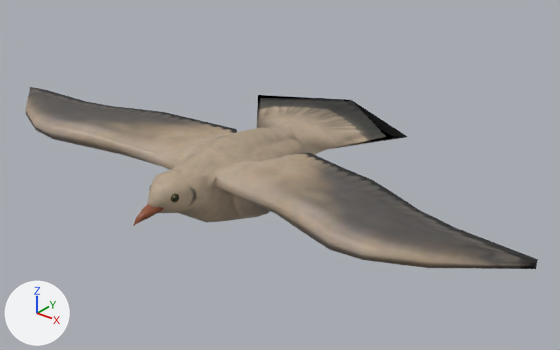
The glTF model public/models/Bird (Gull)/Bird (Gull).glb: old version first, new version second.
Rendered twice from a 50 mm lens placed at (2.22, -2.56, 1.53), pointed at (0.14, 0.04, -0.08). Lighting does not change. The marker at lower left points along +X, +Y and +Z. The older version comes first. Where no turn or scale is listed for an object, it has been applied to the vertices. Vertices at exactly the same position are counted once.

Names of what the first picture shows: 'BirdGull__BodyMT', 'Feather__BodyMT', 'Tail01__BodyMT' and 1 more.
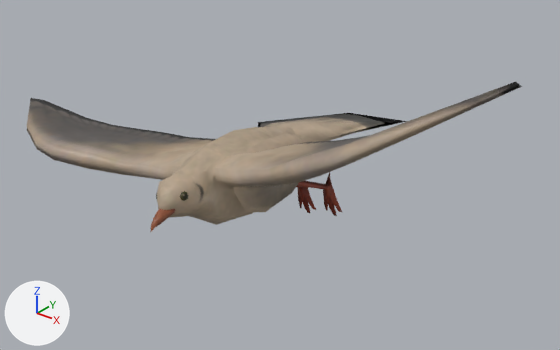
Location of each change, (x1, y1, x2, y2) in pixels of the pictures (560 x 350 px; the box of a moved part takes in the faces that stretch with it):
```json
{"object": "BirdGull__BodyMT", "change": "reshaped", "before": [26, 87, 538, 269], "after": [27, 82, 522, 231], "on screen": "18% shorter"}
{"object": "Tail01__BodyMT", "change": "reshaped", "before": [257, 95, 407, 155], "after": [258, 113, 407, 143]}
{"object": "Feather__BodyMT", "change": "turned", "before": [204, 139, 305, 219], "after": [234, 134, 302, 212]}
{"part": 1, "of": "me_birdgull__bodymt", "change": "moved or reshaped", "after": [296, 180, 316, 213], "on screen": "not visible before"}
{"part": 2, "of": "me_birdgull__bodymt", "change": "moved or reshaped", "after": [297, 172, 342, 216], "on screen": "not visible before"}
{"part": 3, "of": "me_birdgull__bodymt", "change": "moved or reshaped", "before": [133, 204, 164, 226], "after": [151, 209, 175, 231]}
{"part": 4, "of": "me_birdgull__bodymt", "change": "moved or reshaped", "before": [171, 193, 179, 202], "after": [180, 191, 189, 201]}
{"part": 5, "of": "me_birdgull__bodymt", "change": "moved or reshaped", "before": [26, 87, 538, 269], "after": [27, 82, 522, 225]}
```

The change, as JSON lines over the scene's bpy script:
```json
{"block": "me_birdgull__bodymt", "where": "# used by ob_birdgull__bodymt; location = (0.0, 0.0, 0.0)"}
{"op": "remove", "block": "me_birdgull__bodymt", "code": "me_birdgull__bodymt.from_pydata(...)  # 328 vertices, 598 faces; spans x -1.48..1.48, y -0.76..0.45, z -0.49..0.15"}
{"op": "add", "block": "me_birdgull__bodymt", "code": "me_birdgull__bodymt.from_pydata(...)  # 328 vertices, 598 faces; spans x -1.49..1.32, y -0.75..0.45, z -0.49..0.7"}
{"block": "me_birdgull__bodymt", "change": "me_birdgull__bodymt part 1: the loose piece of 45 vertices spanning x -0.14..-0.04, y 0.03..0.45, z -0.49..-0.11 is turned -14 degrees about the y axis through the mesh origin"}
{"block": "me_birdgull__bodymt", "change": "me_birdgull__bodymt part 2: the loose piece of 45 vertices spanning x 0.04..0.14, y 0.03..0.45, z -0.49..-0.11 is turned -14 degrees about the y axis through the mesh origin"}
{"block": "me_birdgull__bodymt", "change": "me_birdgull__bodymt part 3: the loose piece of 21 vertices spanning x -0.04..0.04, y -0.76..-0.59, z -0.05..0.02 is multiplied about its middle by the matrix ((0.956, -0.174, -0.238), (0.168, 0.985, -0.042), (0.242, 0.0, 0.97)), then moved by (0.07, 0.01, 0.0)"}
{"block": "me_birdgull__bodymt", "change": "me_birdgull__bodymt part 4: the loose piece of 20 vertices spanning x 0.06..0.08, y -0.59..-0.56, z 0.01..0.05 is moved by (0.04, 0.01, 0.02)"}
{"block": "me_birdgull__bodymt", "change": "me_birdgull__bodymt part 5: 177 of 328 vertices moved; they spanned x -1.48..1.48, y -0.68..0.2, z -0.25..0.15 and now span x -1.49..1.32, y -0.67..0.2, z -0.24..0.7; mean shift (0.0, 0.0, 0.04); largest move (1.48, -0.2, 0.05) -> (1.32, -0.2, 0.69)"}
{"block": "me_birdgull__bodymt", "change": "other edits to the shape of me_birdgull__bodymt do not show in these pictures"}
{"block": "me_feather__bodymt", "where": "# used by ob_feather__bodymt; location = (0.0, 0.0, 0.0)"}
{"op": "remove", "block": "me_feather__bodymt", "code": "me_feather__bodymt.from_pydata(...)  # 78 vertices, 128 faces; spans x -0.247..0.247, y -0.331..0.305, z -0.224..0.087"}
{"op": "add", "block": "me_feather__bodymt", "code": "me_feather__bodymt.from_pydata(...)  # 78 vertices, 128 faces; spans x -0.222..0.257, y -0.331..0.305, z -0.253..0.117"}
{"block": "me_feather__bodymt", "change": "me_feather__bodymt part 6: the whole mesh is turned -14 degrees about the y axis through the mesh origin"}
{"block": "me_tail01__bodymt", "where": "# used by ob_tail01__bodymt; location = (0.0, 0.0, 0.0)"}
{"op": "remove", "block": "me_tail01__bodymt", "code": "me_tail01__bodymt.from_pydata(...)  # 19 vertices, 26 faces; spans x -0.488..0.488, y 0.159..0.842, z -0.148..0.091"}
{"op": "add", "block": "me_tail01__bodymt", "code": "me_tail01__bodymt.from_pydata(...)  # 19 vertices, 26 faces; spans x -0.478..0.469, y 0.159..0.843, z -0.143..0.093"}
{"block": "me_tail01__bodymt", "change": "me_tail01__bodymt part 7: 19 of 19 vertices moved; they spanned x -0.488..0.488, y 0.159..0.842, z -0.148..0.091 and now span x -0.478..0.469, y 0.159..0.843, z -0.143..0.093; mean shift (0.004, 0.0, -0.011)"}
```
